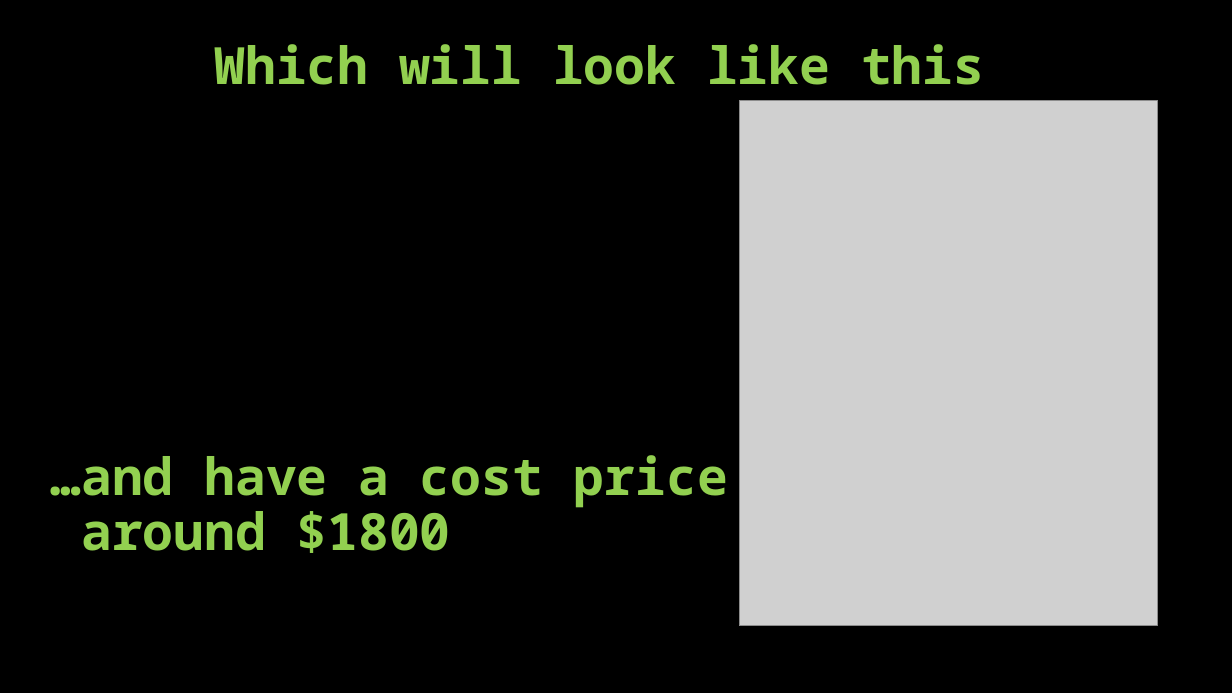
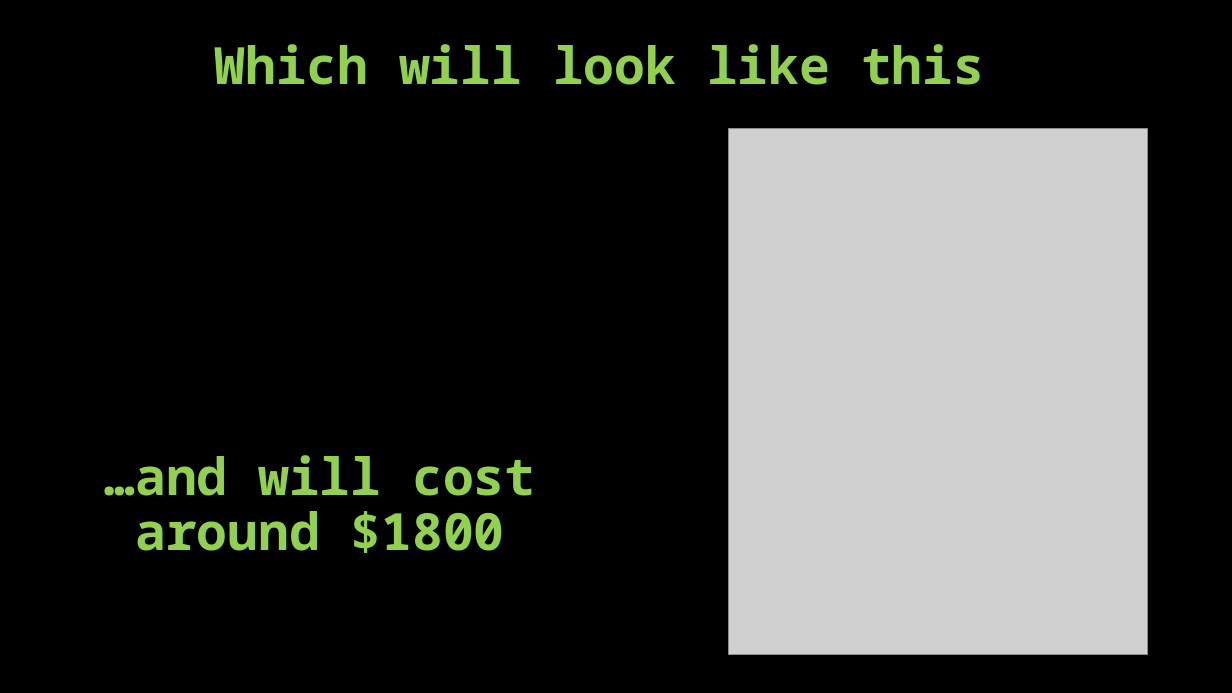
Before and after one commit to denis-plotnikov/nat_results, a slide deck: slide 6 of Network Address Translator presentation.pptx. Drawn at 1232x693 pixels with LibreOffice and Linux fonts; fonts in the diff are those of the drawing; grey boxes stand for pictures. Boxes give left, top, right and bottom in pixels: in the first picture for what was removed or moved away, otherwise in the second. Text is boxed around its words. In the diff, an @@ line names an element or a change of style, - is before the commit and + after.

```diff
--- a/Network Address Translator presentation.pptx
+++ b/Network Address Translator presentation.pptx
@@ picture: place and size @@
-picture at (739,100,1158,626)
+picture at (729,128,1148,654)
@@ text "…and will cost": place and size @@
-text "…and will cost" at (51,455,728,553)
+text "…and will cost" at (104,455,535,553)
@@ text at (104,455,535,496): text changed @@
-…and have a cost price
+…and will cost
```
Also in this commit, not shown: 10 other slides changed, 2 other files.
